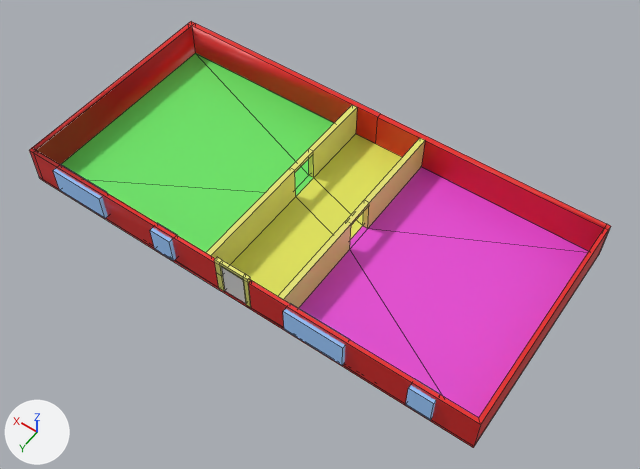
What one commit did to the FBX model Assets/Blender/KitchenAndBath.fbx.
Before and after are seen from a 50 mm lens placed at (-27.6, 35.9, 57.9), pointed at (-1.6, -0.5, 0.7). Every picture has the same lights, and +X, +Y and +Z are marked at lower left. Mesh edges are drawn as thin lines. Where no turn or scale is listed for an object, it has been applied to the vertices. Vertices at the same position are counted once.

Objects in the first picture: 'Door', 'House', 'Window', 'Window.002', 'Window.003'.
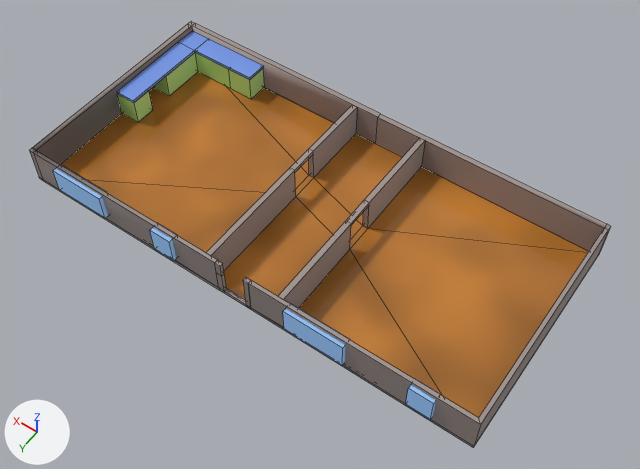
Commit message: finished Houses

Pixel boxes (x1, y1, x2, y2) of what changed, in the pictures (640 x 469 px):
'Arbeitsplatte', added (blue)
    after: (117, 31, 263, 102)
'Unterböden', added (green)
    after: (117, 52, 264, 122)
'Door', deleted
    before: (221, 267, 246, 304)
part 1 of me_cube_002, cut back
    both: (33, 150, 481, 446)
part 2 of me_cube_002, recoloured
    both: (206, 105, 425, 308)
part 3 of me_cube_002, recoloured
    both: (29, 21, 611, 448)
part 4 of me_cube_002, recoloured (pink to brown)
    both: (299, 167, 589, 418)
part 5 of me_cube_002, recoloured (yellow to brown)
    both: (230, 134, 402, 296)
part 6 of me_cube_002, recoloured (green to brown)
    both: (61, 72, 334, 252)

The change, as a list of edits to the scene's bpy script:
```text
Add img_floor_new_png:
    img_floor_new_png = load_image('Floor_New.png', '_unpacked/Floor_New.png', 1024, 1024, 'sRGB')
Add mat_building_wall:
    mat_building_wall = principled_material('Building_Wall')
    mat_building_wall.base_color = (0.342, 0.282, 0.265)  # grey #9e918d
Add mat_floor:
    mat_floor = principled_material('Floor')
    mat_floor.texture = img_floor_new_png  # with its transparency
    mat_floor.roughness = 0.0
Add mat_material_001:
    mat_material_001 = principled_material('Material.001')
    mat_material_001.base_color = (0.467, 0.8, 0.233)  # green #b6e785
    mat_material_001.roughness = 0.4
Add mat_material:
    mat_material = principled_material('Material')
    mat_material.base_color = (0.173, 0.308, 0.8)  # blue #7397e7
    mat_material.roughness = 0.4
Change me_cube_002:
    used by ob_house; location = (0.84, 8.67, 2.98)
    remove me_cube_002.from_pydata(...)  # 129 vertices, 126 faces; spans x -21.9..20.4, y -20.3..0.1, z -1.9..2.1
    add me_cube_002.from_pydata(...)  # 129 vertices, 116 faces; spans x -21.9..20.4, y -20.3..0.1, z -1.9..1.6
    me_cube_002 part 1
    6 vertices are removed from x -2.6..0.6, y -0.2..0.1, z 1.7..2.1
    22 faces are deleted
    4 vertices in x -2.6..0.6, y -0.2..0.1, z 2.1 move by (0.0, 0.0, -0.5)
    6 vertices are added at (0.0, -0.2, 1.6), (0.0, 0.1, 1.6), (-2.1, 0.1, 1.6), (-2.1, -0.2, 1.6), (0.6, 0.1, 1.6), (-2.6, 0.1, 1.6)
    12 new faces join them, mat_building_wall (grey #9e918d)
    me_cube_002 part 2: 29 faces spanning x -5.6..1.7, y -19.8..0.1, z -1.6..1.6 switch from mat_boden (yellow #e7e674) to mat_building_wall (grey #9e918d)
    me_cube_002 part 3: 55 faces spanning x -21.9..20.4, y -20.3..0.1, z -1.9..1.6 switch from mat_material_002 (red #e72522) to mat_building_wall (grey #9e918d)
    me_cube_002 part 4: 4 faces spanning x -21.6..-5.1, y -19.8..-0.2, z -1.6 switch from mat_ground_bath (pink #e746d6) to mat_floor (picture img_floor_new_png)
    me_cube_002 part 5: 3 faces spanning x -5.1..1.2, y -19.8..-0.3, z -1.6 switch from mat_ground_flur (yellow #e4e75a) to mat_floor (picture img_floor_new_png)
    me_cube_002 part 6: 4 faces spanning x 1.2..19.9, y -19.8..-0.3, z -1.6 switch from mat_ground_kitchen (green #68e763) to mat_floor (picture img_floor_new_png)
Add me_cube_001:
    me_cube_001.from_pydata(...)  # 28 vertices, 24 faces; spans x -7.39..1.0, y -1.0..9.25, z -1.0..1.33
    me_cube_001.materials.append(mat_material_001)  # green #b6e785
Add me_cube_006:
    me_cube_006.from_pydata([(1.0, 1.0, 1.0), (1.0, -1.0, 1.0), (-1.0, 1.0, 1.0), (-1.0, -1.0, 1.0), (1.0, -1.0, 1.24), (-1.0, -1.0, 1.24), (1.0, 1.0, 1.24), (-1.0, 1.0, 1.24), (-7.42, -1.0, 1.0), (-7.42, -1.0, 1.24), (-7.42, 1.0, 1.24), (-7.42, 1.0, 1.0), (1.0, 9.23, 1.24), (1.0, 9.23, 1.0), (-1.0, 9.23, 1.24), (-1.0, 9.23, 1.0)], [], [(7, 2, 11, 10), (6, 7, 5, 4), (0, 1, 3, 2), (2, 7, 14, 15), (1, 0, 6, 4), (3, 1, 4, 5), (11, 8, 9, 10), (2, 3, 8, 11), (5, 7, 10, 9), (3, 5, 9, 8), (13, 15, 14, 12), (7, 6, 12, 14), (0, 2, 15, 13), (6, 0, 13, 12)])
    me_cube_006.materials.append(mat_material)  # blue #7397e7
Remove ob_door:
    ob_door = bpy.data.objects.new('Door', me_cube_003)
    ob_door.location = (0.84, 8.67, 2.98)
Add ob_unterböden:
    ob_unterböden = bpy.data.objects.new('Unterböden', me_cube_001)
    ob_unterböden.location = (19.72, -10.19, 2.42)
Add ob_arbeitsplatte:
    ob_arbeitsplatte = bpy.data.objects.new('Arbeitsplatte', me_cube_006)
    ob_arbeitsplatte.location = (19.72, -10.19, 2.78)
```
